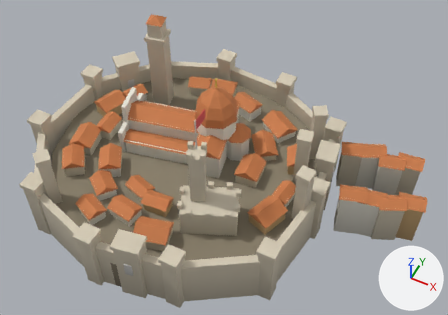
Renders of the glTF model game/assets/models/settlements/city_med_a.glb from each side of a commit.
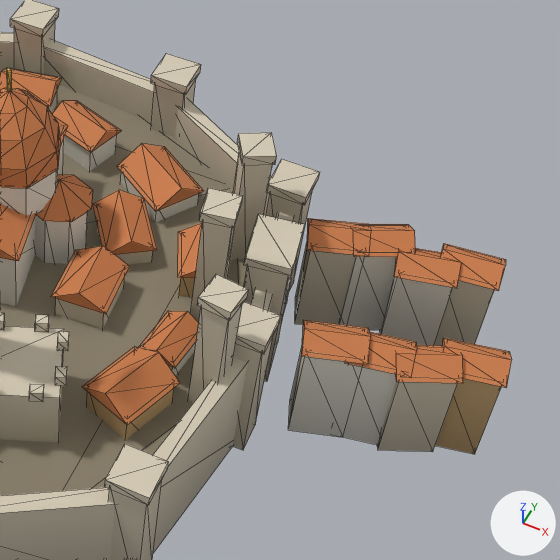
Each version appears first whole from a 50 mm lens placed at (2.16, -3.48, 4.6), pointed at (0.46, -0.09, 0.37), and next in a close-up on the part from 47% to 100% of the width and 16% to 91% of the height. Arrows for +X, +Y and +Z are at lower right; the lights stay in place. The older version's two pictures come first. The close-ups show mesh edges as thin lines. Vertices at exactly the same position are counted once.

The first close-up shows 'city_med_a'.
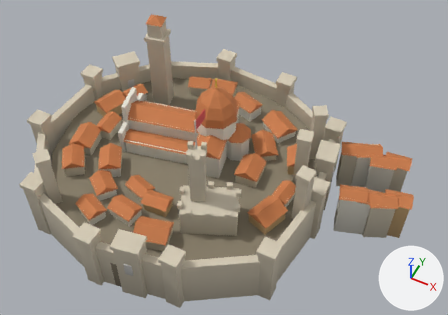
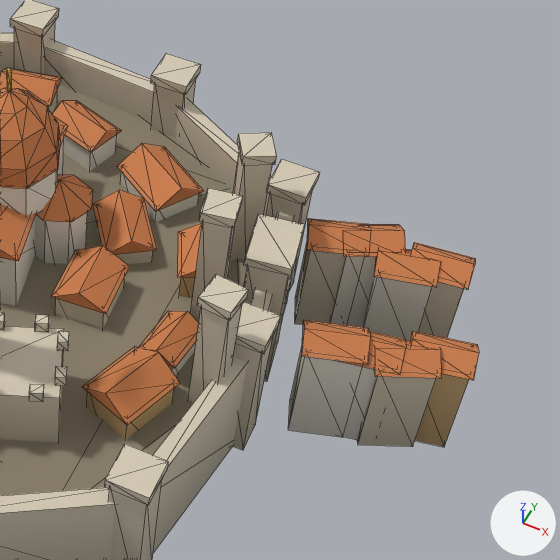
The newer file is also turned or shifted as a whole; pictures and numbers use the older file's frame.

Changed parts and their boxes [x1, y1, x2, y2] in the close-ups (560 x 560 px; the box of a moved part takes in the faces that stretch with it):
```json
{"object": "city_med_a", "change": "reshaped", "before": [0, 0, 512, 560], "after": [0, 0, 479, 560]}
{"part": 1, "of": "me_cylinder", "change": "moved or reshaped", "before": [377, 346, 459, 452], "after": [357, 341, 436, 447]}
{"part": 2, "of": "me_cylinder", "change": "moved or reshaped", "before": [434, 247, 499, 346], "after": [418, 246, 470, 338]}
{"part": 3, "of": "me_cylinder", "change": "moved or reshaped", "before": [343, 334, 405, 445], "after": [343, 333, 402, 440]}
{"part": 4, "of": "me_cylinder", "change": "moved or reshaped", "before": [339, 256, 396, 330], "after": [330, 256, 376, 327]}
{"part": 5, "of": "me_cylinder", "change": "moved or reshaped", "before": [379, 249, 453, 345], "after": [362, 273, 433, 340]}
{"part": 6, "of": "me_cylinder", "change": "moved or reshaped", "before": [345, 332, 417, 374], "after": [340, 331, 406, 375]}
{"part": 7, "of": "me_cylinder", "change": "moved or reshaped", "before": [353, 224, 415, 257], "after": [343, 224, 406, 257]}
{"part": 8, "of": "me_cylinder", "change": "moved or reshaped", "before": [396, 345, 463, 383], "after": [374, 340, 442, 378]}
{"part": 9, "of": "me_cylinder", "change": "moved or reshaped", "before": [394, 248, 462, 288], "after": [374, 249, 441, 287]}
{"part": 10, "of": "me_cylinder", "change": "moved or reshaped", "before": [443, 338, 512, 388], "after": [411, 331, 479, 380]}
{"part": 11, "of": "me_cylinder", "change": "moved or reshaped", "before": [441, 243, 506, 291], "after": [411, 242, 475, 289]}
{"part": 12, "of": "me_cylinder", "change": "moved or reshaped", "before": [435, 340, 504, 454], "after": [415, 333, 472, 447]}
```

Edits to the scene script, one JSON object a line:
```json
{"block": "me_cylinder", "where": "# used by ob_city_med_a; location = (0.0, 0.0, -0.165)"}
{"op": "remove", "block": "me_cylinder", "code": "me_cylinder.from_pydata(...)  # 1171 vertices, 1752 faces; spans x -1.48..2.27, y -1.42..1.34, z -0.19..1.39"}
{"op": "add", "block": "me_cylinder", "code": "me_cylinder.from_pydata(...)  # 1171 vertices, 1752 faces; spans x -1.48..2.15, y -1.42..1.34, z -0.19..1.39"}
{"block": "me_cylinder", "change": "me_cylinder part 1: the loose piece of 8 vertices spanning x 1.84..2.1, y 0.17..0.4, z -0.19..0.3 is moved by (-0.08, -0.01, 0.0)"}
{"block": "me_cylinder", "change": "me_cylinder part 2: the loose piece of 8 vertices spanning x 1.87..2.11, y 0.77..0.94, z -0.19..0.29 is moved by (-0.11, -0.05, 0.0)"}
{"block": "me_cylinder", "change": "me_cylinder part 3: the loose piece of 8 vertices spanning x 1.68..1.92, y 0.16..0.35, z -0.19..0.31 is moved by (-0.04, -0.01, 0.0)"}
{"block": "me_cylinder", "change": "me_cylinder part 4: the loose piece of 8 vertices spanning x 1.49..1.76, y 0.7..0.93, z -0.19..0.31 is moved by (-0.04, -0.02, 0.0)"}
{"block": "me_cylinder", "change": "me_cylinder part 5: the loose piece of 8 vertices spanning x 1.71..1.95, y 0.69..0.89, z -0.19..0.29 is moved by (-0.07, -0.03, 0.0)"}
{"block": "me_cylinder", "change": "me_cylinder part 6: the loose piece of 6 vertices spanning x 1.66..1.94, y 0.14..0.37, z 0.3..0.36 is moved by (-0.04, -0.01, 0.0)"}
{"block": "me_cylinder", "change": "me_cylinder part 7: the loose piece of 6 vertices spanning x 1.47..1.78, y 0.68..0.95, z 0.3..0.36 is moved by (-0.04, -0.02, 0.0)"}
{"block": "me_cylinder", "change": "me_cylinder part 8: the loose piece of 6 vertices spanning x 1.82..2.12, y 0.15..0.42, z 0.29..0.35 is moved by (-0.08, -0.01, 0.0)"}
{"block": "me_cylinder", "change": "me_cylinder part 9: the loose piece of 6 vertices spanning x 1.69..1.97, y 0.67..0.9, z 0.28..0.33 is moved by (-0.07, -0.03, 0.0)"}
{"block": "me_cylinder", "change": "me_cylinder part 10: the loose piece of 6 vertices spanning x 1.99..2.27, y 0.27..0.49, z 0.29..0.34 is moved by (-0.12, -0.02, 0.0)"}
{"block": "me_cylinder", "change": "me_cylinder part 11: the loose piece of 6 vertices spanning x 1.86..2.12, y 0.76..0.96, z 0.28..0.34 is moved by (-0.11, -0.05, 0.0)"}
{"block": "me_cylinder", "change": "me_cylinder part 12: the loose piece of 8 vertices spanning x 2.01..2.26, y 0.29..0.48, z -0.18..0.3 is moved by (-0.12, -0.02, 0.0)"}
```
